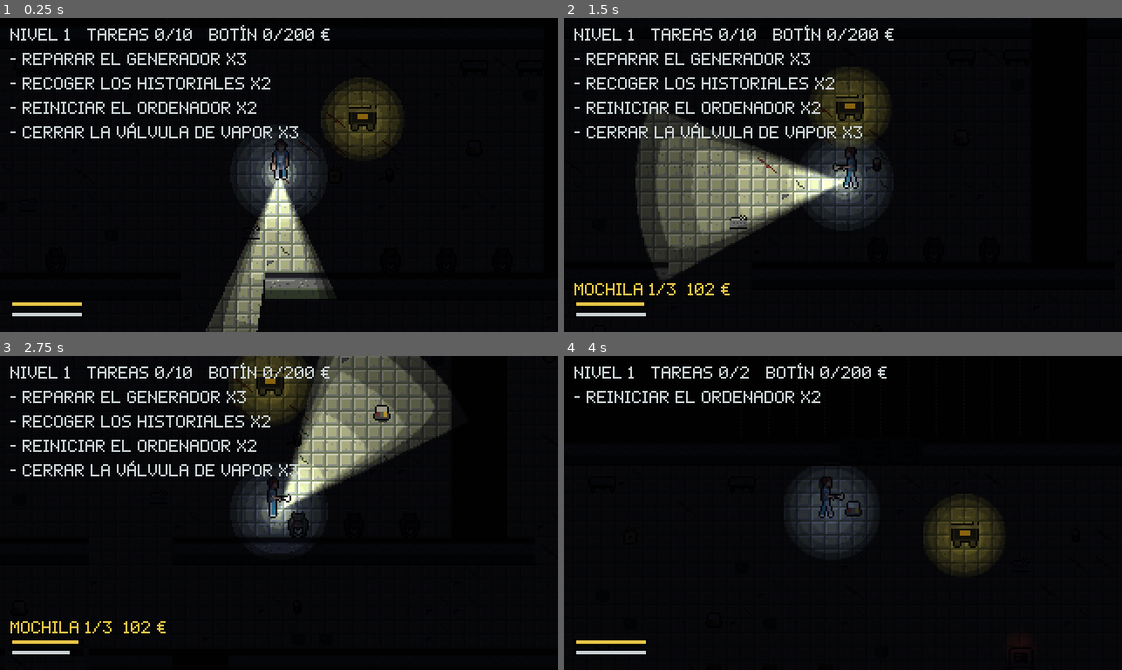
Above: before the commit, frames 1-4 (two rows, left to right).
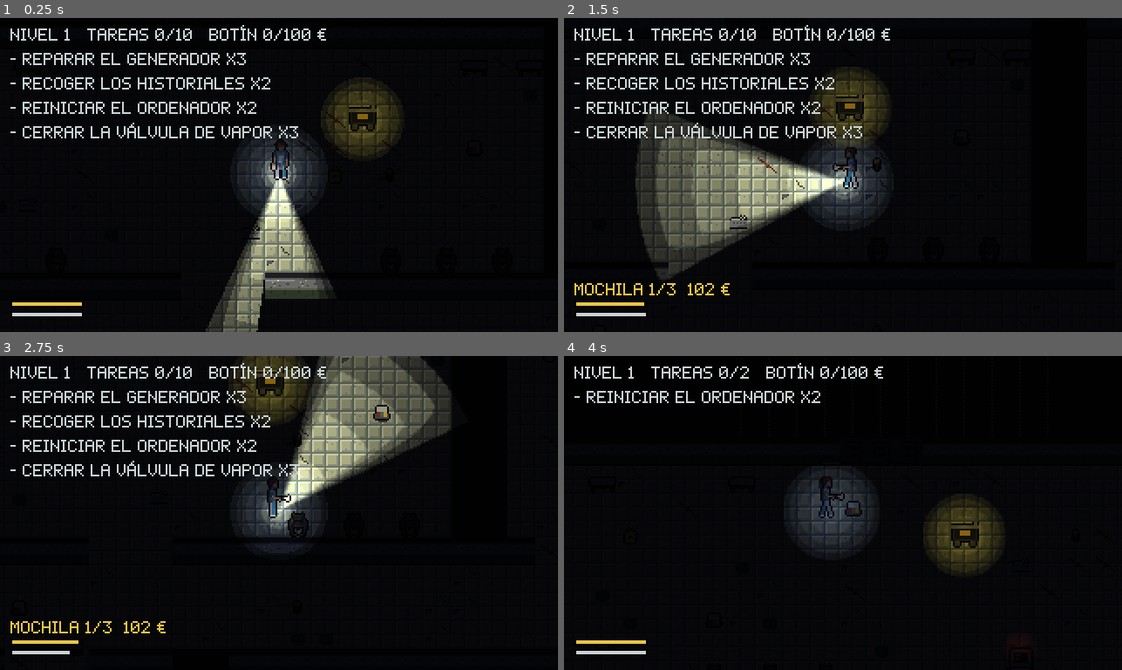
Above: after the commit, the same moments.

Repository: Skyfreefury/blackout-beta
Game: Godot game, scene res://scenes/main.tscn
Two runs of this game, one before a commit and one after it. Both use one fixed random seed, a clock stepped at 60 frames per second and the inputs below. This scene is started directly instead of the project's main scene.
Inputs (mouse positions are in pixels of both pictures, inside the frame that each line leads up to):
- Up to frame 1 (0.25 s): no input
- Up to frame 2 (1.5 s): tap Enter at 0.5 s; move the mouse to (965, 159) at 0.52 s; hold D (move_right) 0.53-1.28 s; hold F (fire_dart) 0.53-1.28 s; click (965, 159) at 0.67 s; move the mouse to (731, 190) at 1.27 s; hold S (move_down) from 1.28 s (still down); tap E (interact) at 1.35 s
- Up to frame 3 (2.75 s): move the mouse to (334, 443) at 2.02 s; release S (move_down) at 2.03 s; hold D (move_right) from 2.03 s (still down); hold Space (sprint) from 2.03 s (still down)
- Up to frame 4 (4 s): tap R (restart) at 2.75 s; move the mouse to (815, 575) at 2.77 s; release D (move_right) at 2.78 s; release Space (sprint) at 2.78 s; hold W (move_up) 2.78-3.53 s; tap Q (toggle_light) at 2.85 s; click (815, 575) at 2.92 s; move the mouse to (1010, 560) at 3.52 s; hold A (move_left) from 3.53 s (still down); tap Shift at 3.6 s

The runs differ from the first frame. In frame 1, 0.1% of the frame differs, in the area x 51-60%, y 3-8%; in frame 2, 0.1%; in frame 3, 0.1%; in frame 4, 0.1%.

Commit message:
Nivel 1 más fácil: un Nonato normal al 85% y cuota de 100 €
La dificultad por jugadores empieza en el nivel 2. Velocidad de caza por nivel:
85% en el 1 (93,5 px/s, menos que correr), 95% en el 2 y 100% desde el 3.
Cuota: 100 € por nivel (antes 100 + 100 por nivel).

Co-Authored-By: Claude Opus 5.5 <noreply@anthropic.com>

Diff:
--- a/scripts/main.gd
+++ b/scripts/main.gd
@@ -8,12 +8,14 @@
 const TASK_SCENE := preload("res://scenes/task.tscn")
 const SPAWN_OFFSETS: Array[Vector2] = [Vector2(0, 0), Vector2(14, 0), Vector2(0, 14), Vector2(14, 14)]
 ## Cuota de botín: 100 € más 100 € por nivel. Objetos de valor: 8 más 2 por nivel.
-const QUOTA_BASE := 100
+const QUOTA_BASE := 0
 const QUOTA_PER_LEVEL := 100
 const LOOT_BASE := 8
 const LOOT_PER_LEVEL := 2
 ## Tope de Nonatos: 2 por jugadores y hasta 2 más por nivel.
 const MAX_MONSTERS := 4
+## Velocidad de caza del Nonato por nivel: en el nivel 1 se le puede dejar atrás corriendo.
+const MONSTER_SPEED_BY_LEVEL := [0.85, 0.95]
 ## Distancia al monstruo a la que empieza a oírse el latido.
 const HEARTBEAT_RANGE := 220.0
 
@@ -57,10 +59,13 @@
 		level.task_count = Net.game_level + 1
 		level.loot_count = LOOT_BASE + LOOT_PER_LEVEL * Net.game_level
 	quota = QUOTA_BASE + QUOTA_PER_LEVEL * Net.game_level
-	# Dificultad por jugadores: 1 normal, 2 mejorado, 3 dos normales, 4 dos mejorados.
+	# Dificultad por jugadores desde el nivel 2: 1 normal, 2 mejorado, 3 dos normales,
+	# 4 dos mejorados. El nivel 1 siempre tiene un Nonato normal y más lento.
 	# --crowd=N simula N jugadores en pruebas.
 	var crowd_arg := _user_arg("crowd")
 	var crowd := int(crowd_arg) if not crowd_arg.is_empty() else maxi(Net.players.size(), 1)
+	if Net.game_level < 2:
+		crowd = 1
 	# Y por nivel: uno más desde el nivel 3 y otro cada 2 niveles, hasta MAX_MONSTERS.
 	var level_bonus := 0 if Net.game_level < 3 else 1 + (Net.game_level - 3) / 2
 	level.monster_count = mini((1 if crowd <= 2 else 2) + level_bonus, MAX_MONSTERS)
@@ -136,6 +141,7 @@
 		m.name = "Monster" if i == 0 else "Monster%d" % (i + 1)
 		m.level = level
 		m.enhanced = _enhanced_monsters
+		m.speed_factor = MONSTER_SPEED_BY_LEVEL[Net.game_level - 1] if Net.game_level <= MONSTER_SPEED_BY_LEVEL.size() else 1.0
 		m.position = level.monster_spawns[i]
 		entities.add_child(m)
 		monsters.append(m)
--- a/scripts/menu.gd
+++ b/scripts/menu.gd
@@ -24,11 +24,11 @@
 	["i", "res://art/sprites/cart.png", "Carro de entrega, en urgencias junto a la salida. E entrega toda la mochila."],
 	["t", "EL NONATO\nCaza a oscuras. Tu linterna lo aturde y le hace buscar otro camino. Prefiere a quien no le apunta y a quien hace tareas.\nPrimer golpe: derribado. Un compañero te reanima manteniendo E. Segundo golpe, o 30 s sin ayuda: mueres."],
 	["i", "res://art/sprites/monster.png", "Nonato normal.", Rect2(0, 0, 40, 40)],
-	["i", "res://art/sprites/monster.png", "Nonato mejorado, más rojo y grande. Corre más y chilla para apagar linternas. Sale con 2 y 4 jugadores; con 3 y 4 hay dos Nonatos.", Rect2(0, 0, 40, 40), Color(1.0, 0.7, 0.7)],
+	["i", "res://art/sprites/monster.png", "Nonato mejorado, más rojo y grande. Corre más y chilla para apagar linternas. Desde el nivel 2 sale con 2 y 4 jugadores, y con 3 y 4 hay dos Nonatos.", Rect2(0, 0, 40, 40), Color(1.0, 0.7, 0.7)],
 	["t", "LINTERNA\nQ o clic derecho. Gasta pila, más aún si alumbras al Nonato. Con poca pila parpadea."],
 	["i", "res://art/sprites/battery.png", "Pila. E la coge y recarga la mitad de la linterna."],
 	["t", "ROLES\nEn la sala de espera: enfermero/a, corredor/a, técnico/a y vigía. Cada uno tiene una ventaja y una desventaja."],
-	["t", "NIVELES\nCada partida genera un hospital nuevo. Cada nivel suma una tarea y 100 € de cuota. Desde el nivel 2 el hospital es mayor y desde el 3 hay un Nonato más (otro cada 2 niveles). Ganar pasa al siguiente."],
+	["t", "NIVELES\nCada partida genera un hospital nuevo. El nivel 1 tiene un solo Nonato, más lento que tú corriendo, y cuota de 100 €. Cada nivel suma una tarea y 100 € de cuota. Desde el nivel 2 el hospital es mayor y desde el 3 hay un Nonato más (otro cada 2 niveles). Ganar pasa al siguiente."],
 	["t", "TIENDA\nAl acabar un nivel, el botín entregado va al banco común. Cada jugador compra sus mejoras con ese banco …(301 unchanged characters)…
 	["t", "CONTROLES\nWASD mover, ratón apuntar, ESPACIO correr, Q linterna, E usar, F o clic izquierdo dardo, ESC pausa, F11 pantalla completa."],
 ]
--- a/scripts/monster.gd
+++ b/scripts/monster.gd
@@ -46,6 +46,8 @@
 var asleep_until := 0
 ## Versión mejorada. Se decide al crearlo, igual en todos los equipos.
 var enhanced := false
+## Multiplica la velocidad de caza. Lo fija el nivel (ver main.gd MONSTER_SPEED_BY_LEVEL).
+var speed_factor := 1.0
 
 var _path := PackedVector2Array()
 var _path_index := 0
@@ -199,7 +201,7 @@
 	if _repath_timer <= 0.0:
 		_repath_timer = REPATH_TIME
 		_set_path(level.get_monster_path(global_position, _target.global_position))
-	_follow_path(_target.global_position, SPEED * (ENHANCED_SPEED if enhanced else 1.0))
+	_follow_path(_target.global_position, SPEED * speed_factor * (ENHANCED_SPEED if enhanced else 1.0))
 
 
 ## Nadie al alcance: deambula hacia casillas al azar.
Not shown, changed: docs/IDEAS.md
